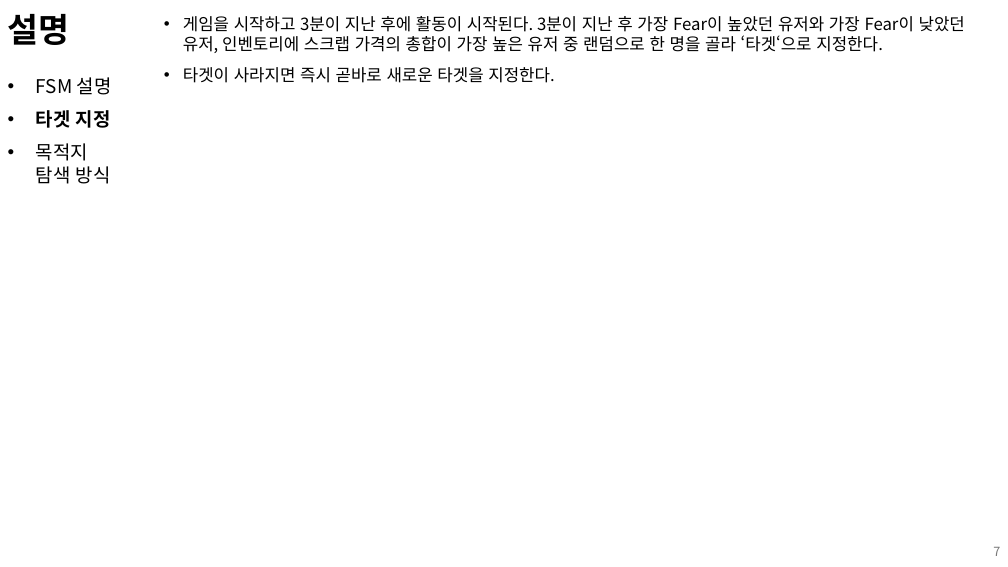
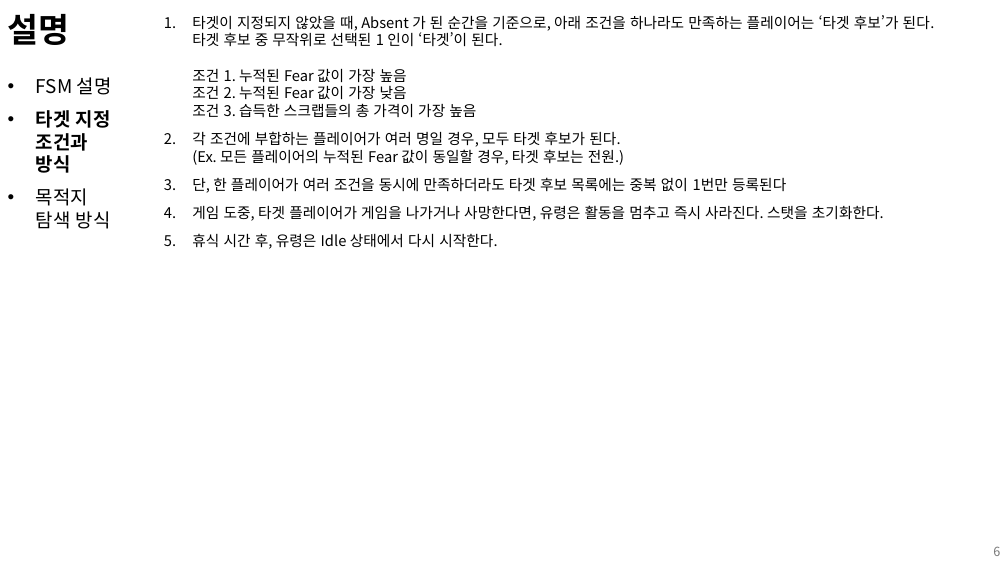
Before and after one commit to kimi5231/B1A2_project, a slide deck: slide 6 of 기획/몬스터 기획서_Ghost.pptx (slide 7 before the commit). Drawn at 1008x567 pixels with LibreOffice and Linux fonts; fonts in the diff are those of the drawing. Boxes give left, top, right and bottom in pixels: in the first picture for what was removed or moved away, otherwise in the second. Text is boxed around its words. In the diff, an @@ line names an element or a change of style, - is before the commit and + after.

```diff
--- a/기획/몬스터 기획서_Ghost.pptx
+++ b/기획/몬스터 기획서_Ghost.pptx
@@ text at [192, 15, 935, 249]: text changed; size 16 to 14 pt @@
-• 게임을 시작하고 3분이 지난 후에 활동이 시작된다. 3분이 지난 후 가장 Fear이 높았던 유저와 가장 Fear이 낮았던 유저, 인벤토리에 스크랩 가격의 총합이 가장 높은 유저 중 랜덤으로 한 명을 골라 ‘타겟‘으로 지정한다.
-• 타겟이 사라지면 즉시 곧바로 새로운 타겟을 지정한다.
+1. 타겟이 지정되지 않았을 때, Absent 가 된 순간을 기준으로, 아래 조건을 하나라도 만족하는 플레이어는 ‘타겟 후보’가 된다.
+   타겟 후보 중 무작위로 선택된 1 인이 ‘타겟’이 된다.
+   조건 1. 누적된 Fear 값이 가장 높음
+   조건 2. 누적된 Fear 값이 가장 낮음
+   조건 3. 습득한 스크랩들의 총 가격이 가장 높음
+2. 각 조건에 부합하는 플레이어가 여러 명일 경우, 모두 타겟 후보가 된다.
+   (Ex. 모든 플레이어의 누적된 Fear 값이 동일할 경우, 타겟 후보는 전원.)
+3. 단, 한 플레이어가 여러 조건을 동시에 만족하더라도 타겟 후보 목록에는 중복 없이 1번만 등록된다
+4. 게임 도중, 타겟 플레이어가 게임을 나가거나 사망한다면, 유령은 활동을 멈추고 즉시 사라진다. 스탯을 초기화한다.
+5. 휴식 시간 후, 유령은 Idle 상태에서 다시 시작한다.
@@ text at [36, 110, 111, 173]: text changed @@
-• 타겟 지정
+• 타겟 지정 조건과 방식
@@ page number at [993, 546, 1000, 556]: text changed @@
-7
+6
```
Also in this commit, not shown: 4 other slides changed, 1 slide added, 2 slides removed.
